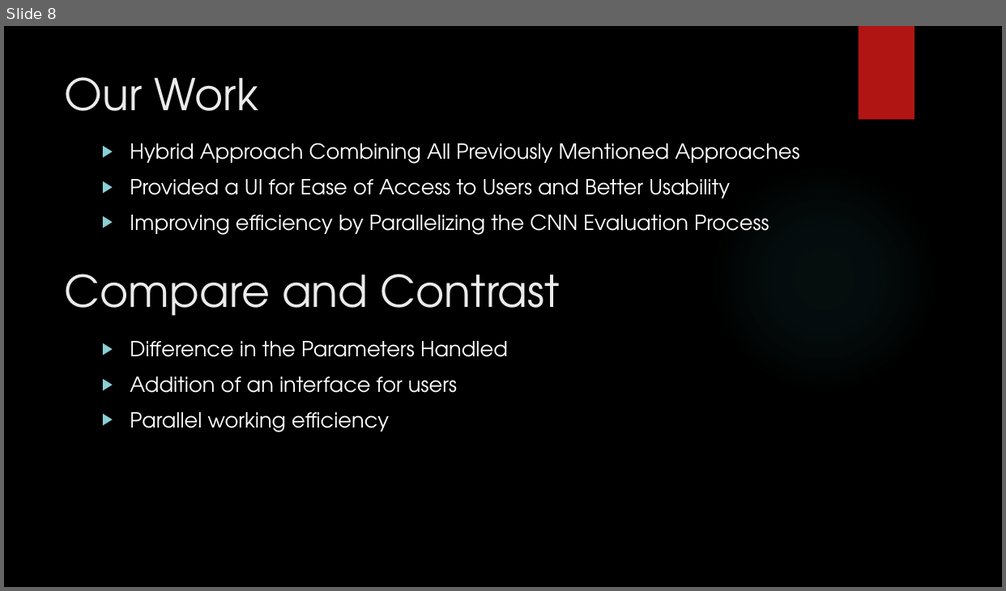
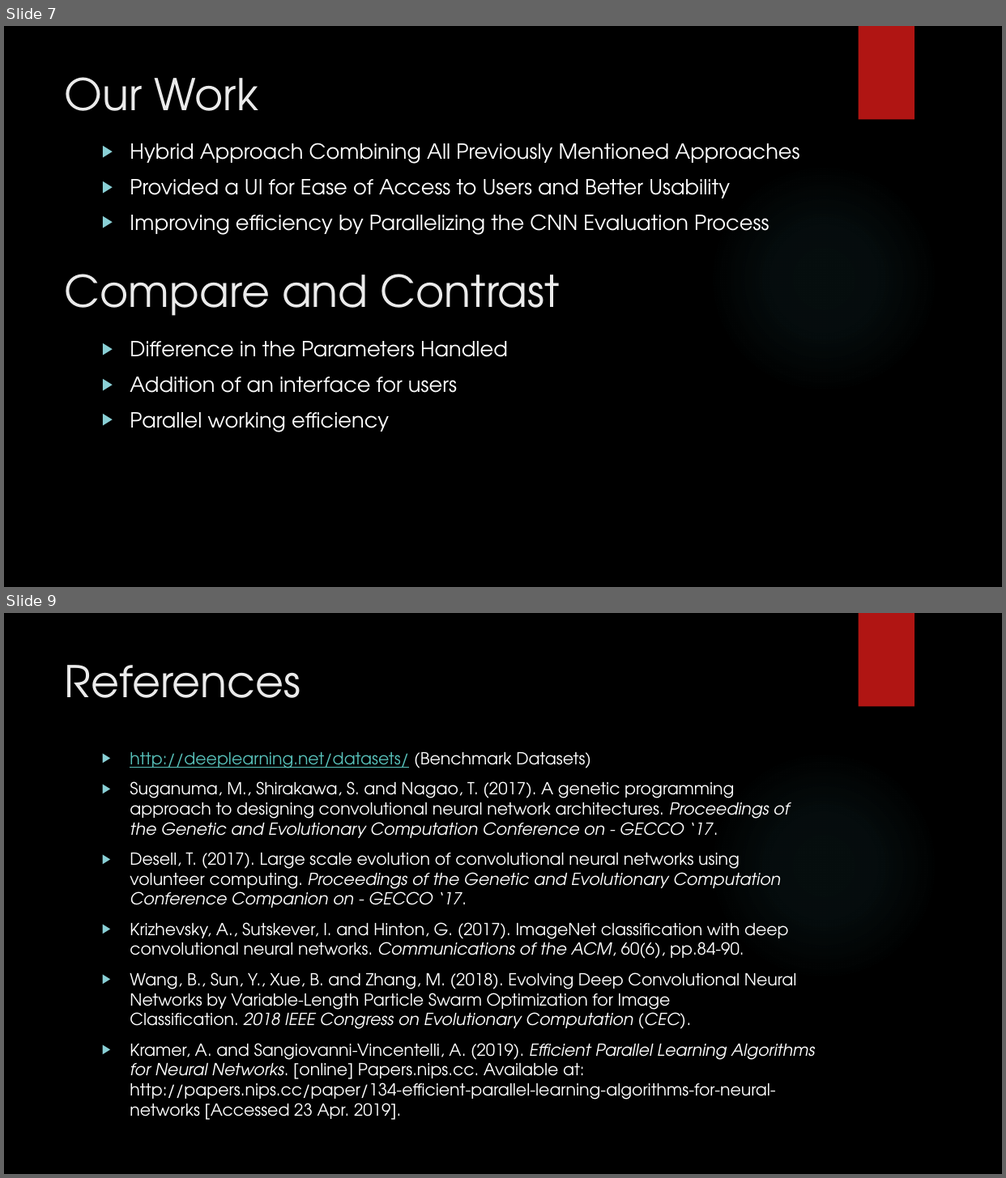
Before and after one commit to mohsin-ashraf/Neuroevolution-of-CNN, a slide deck: documentation/university-requisite/proposal-presentation/Nature Inspired CNNs Optimization.pptx. Shown one above the other, each under a label of ours: slide 8 before the commit, slides 7 and 9 after it; the slides between them are not shown. The pictures are 1006x591 and 1006x1178 pixels, drawn with LibreOffice and Linux fonts; fonts in the diff are those of the drawing; background and template pictures are left out. Boxes give left, top, right and bottom in pixels: in the first picture for what was removed or moved away, otherwise in the second. Text is boxed around its words. In the diff, an @@ line names an element or a change of style, - is before the commit and + after.

Commit message:
Updated Presentation

```diff
--- a/documentation/university-requisite/proposal-presentation/Nature Inspired CNNs Optimization.pptx
+++ b/documentation/university-requisite/proposal-presentation/Nature Inspired CNNs Optimization.pptx
@@ slide 9 added at (x1=4, y1=613, x2=1002, y2=1174), background picture (left out); not listed: 2 template elements that a slide beside it also shows @@
@@ title added at (x1=65, y1=665, x2=301, y2=698), 42 pt, text #EBEBEB @@
+References
@@ text added at (x1=130, y1=752, x2=815, y2=1120), 16 pt, text #FFFFFF @@
+▶ http://deeplearning.net/datasets/ (Benchmark Datasets)
+▶ Suganuma, M., Shirakawa, S. and Nagao, T. (2017). A genetic programming approach to designing convolutional neural network architectures. Proceedings of the Genetic and Evolutionary Computation Conference on - GECCO ‘17.
+▶ Desell, T. (2017). Large scale evolution of convolutional neural networks using volunteer computing. Proceedings of the Genetic and Evolutionary Computation Conference Companion on - GECCO ‘17.
+▶ Krizhevsky, A., Sutskever, I. and Hinton, G. (2017). ImageNet classification with deep convolutional neural networks. Communications of the ACM, 60(6), pp.84-90.
+▶ Wang, B., Sun, Y., Xue, B. and Zhang, M. (2018). Evolving Deep Convolutional Neural Networks by Variable-Length Particle Swarm Optimization for Image Classification. 2018 IEEE Congress on Evolutionary Computation (CEC).
+▶ Kramer, A. and Sangiovanni-Vincentelli, A. (2019). Efficient Parallel Learning Algorithms for Neural Networks. [online] Papers.nips.cc. Available at: http://papers.nips.cc/paper/134-efficient-parallel-learning-algorithms-for-neural-networks [Accessed 23 Apr. 2019].
@@ what was slide 8 is now slide 7 @@
```
Also in this commit, not shown: 1 slide changed, 1 other slide added, 2 slides removed.
